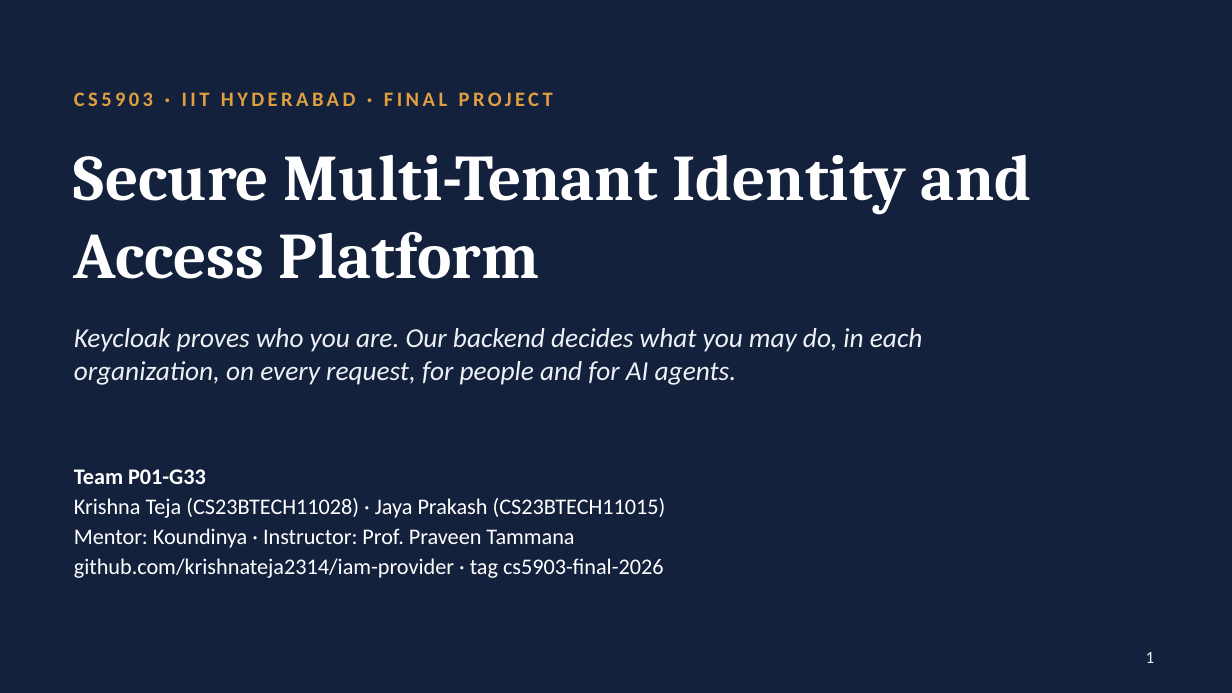
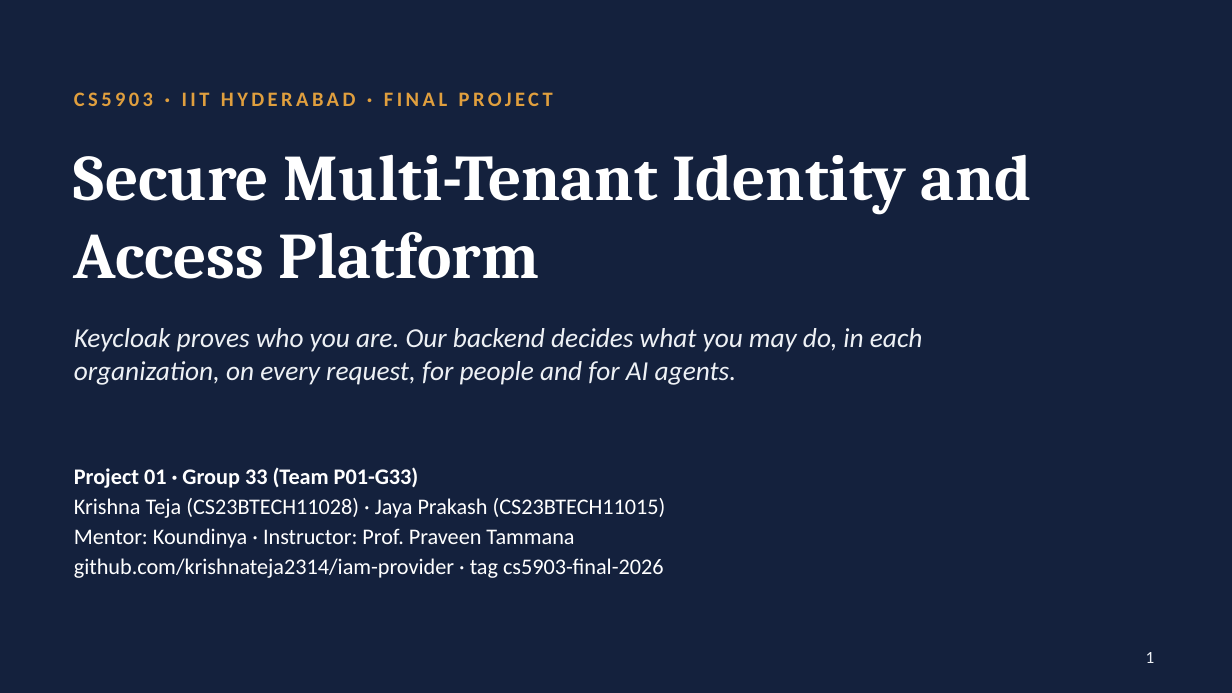
Before and after one commit to krishnateja2314/iam-provider, a slide deck: slide 1 of docs/Final_Presentation.pptx. Drawn at 1232x693 pixels with LibreOffice and Linux fonts; fonts in the diff are those of the drawing. Boxes give left, top, right and bottom in pixels: in the first picture for what was removed or moved away, otherwise in the second. Text is boxed around its words. In the diff, an @@ line names an element or a change of style, - is before the commit and + after.

```diff
--- a/docs/Final_Presentation.pptx
+++ b/docs/Final_Presentation.pptx
@@ text at <box>74,467,419,488</box>: text changed @@
-Team P01-G33
+Project 01 · Group 33 (Team P01-G33)
```
Also in this commit, not shown: 6 other files.
